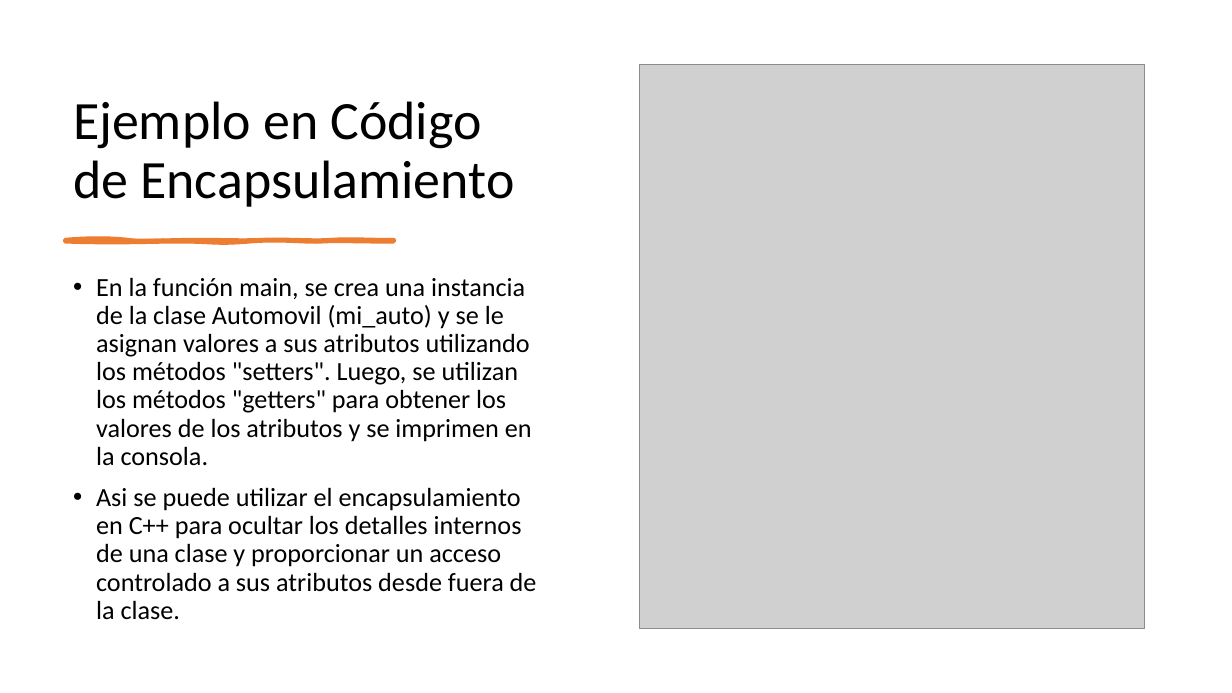
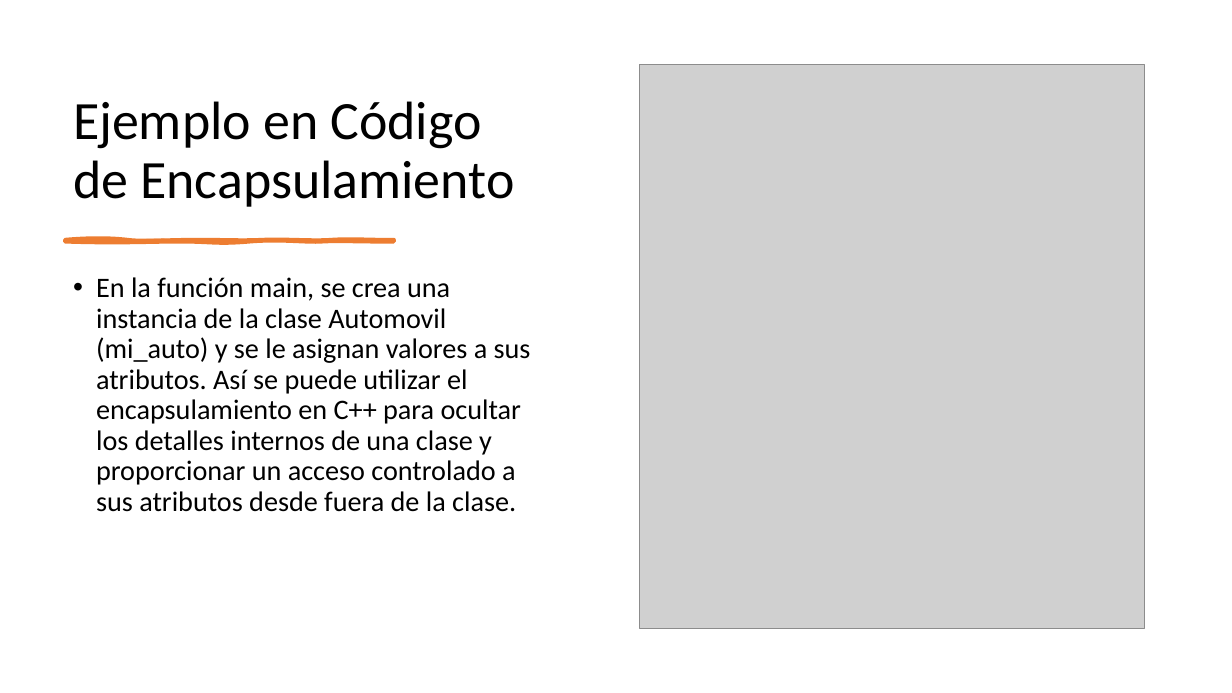
Before and after one commit to Alesso-Chiavarino/AED-1, a slide deck: slide 8 of TAREA-2/tarea2-AED.pptx. Drawn at 1232x693 pixels with LibreOffice and Linux fonts; fonts in the diff are those of the drawing; grey boxes stand for pictures. Boxes give left, top, right and bottom in pixels: in the first picture for what was removed or moved away, otherwise in the second. Text is boxed around its words. In the diff, an @@ line names an element or a change of style, - is before the commit and + after.

```diff
--- a/TAREA-2/tarea2-AED.pptx
+++ b/TAREA-2/tarea2-AED.pptx
@@ text at (x1=96, y1=277, x2=531, y2=512): text changed; size 20.4 to 22 pt @@
-• En la función main, se crea una instancia de la clase Automovil (mi_auto) y se le asignan valores a sus atributos utilizando los métodos "setters". Luego, se utilizan los métodos "getters" para obtener los valores de los atributos y se imprimen en la consola.
-• Asi se puede utilizar el encapsulamiento en C++ para ocultar los detalles internos de una clase y proporcionar un acceso controlado a sus atributos desde fuera de la clase.
+• En la función main, se crea una instancia de la clase Automovil (mi_auto) y se le asignan valores a sus atributos. Así se puede utilizar el encapsulamiento en C++ para ocultar los detalles internos de una clase y proporcionar un acceso controlado a sus atributos desde fuera de la clase.
```
Also in this commit, not shown: 1 other slide changed, 2 other files.
